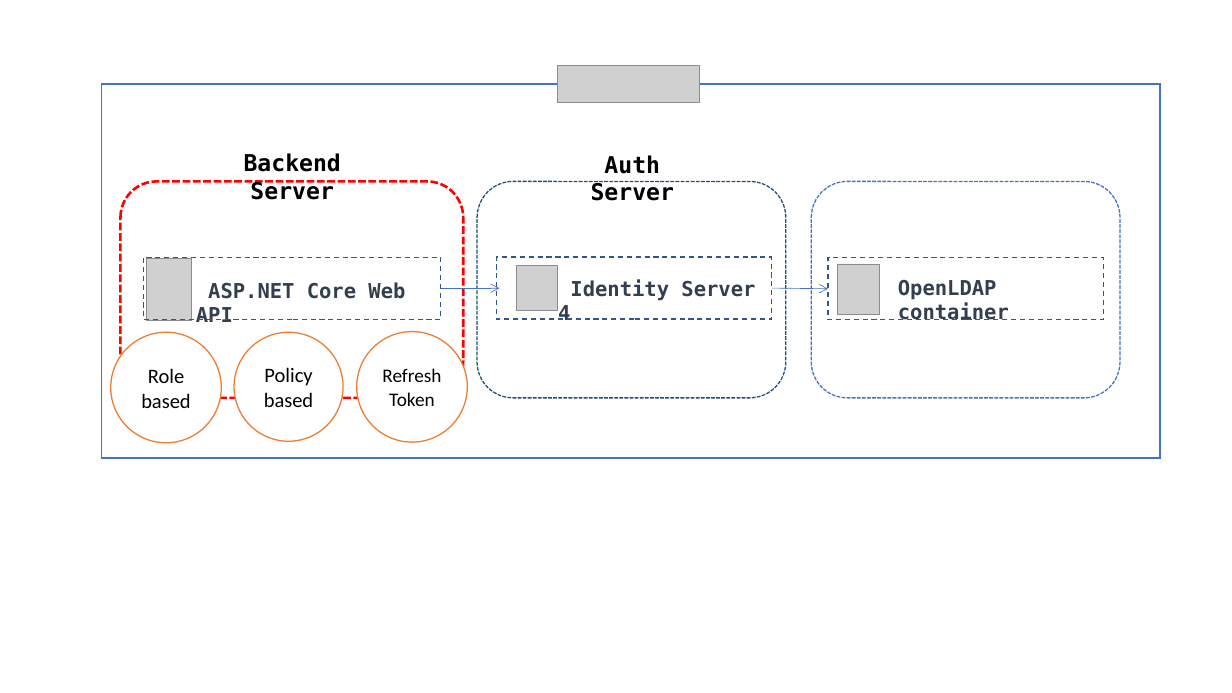
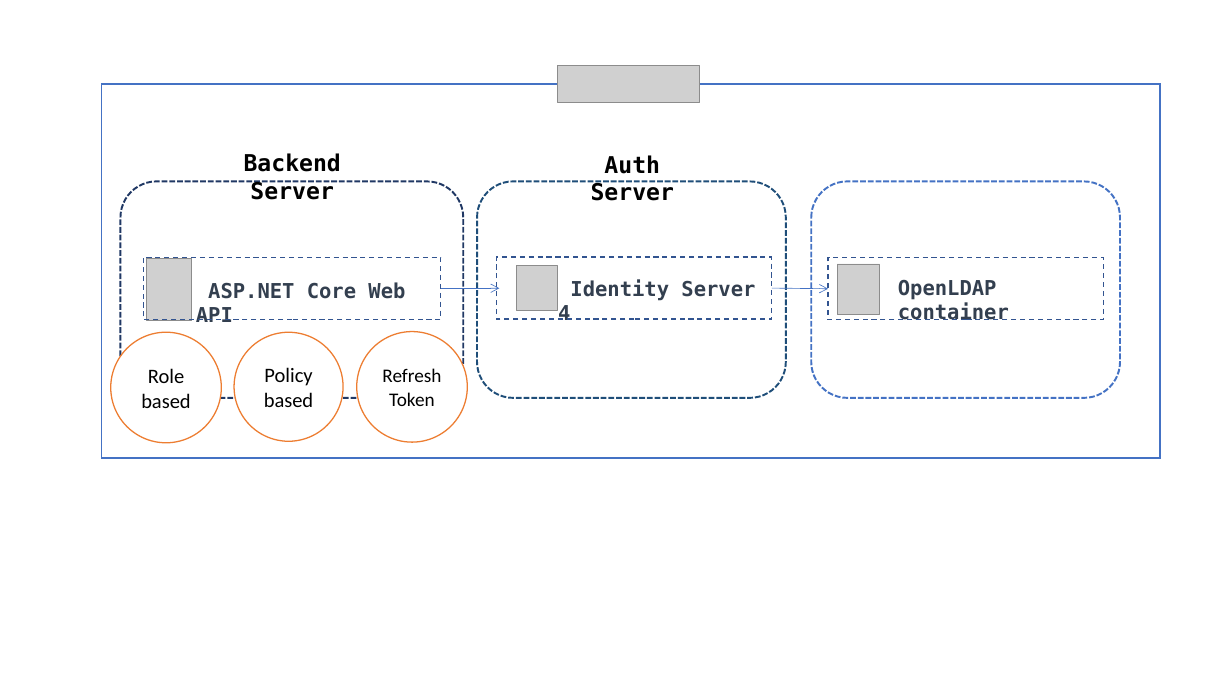
Before and after one commit to KarateJB/AspNetCore.IdentityServer4.Sample, a slide deck: slide 2 of doc/Architecture.pptx. Drawn at 1232x693 pixels with LibreOffice and Linux fonts; fonts in the diff are those of the drawing; grey boxes stand for pictures. Boxes give left, top, right and bottom in pixels: in the first picture for what was removed or moved away, otherwise in the second. Text is boxed around its words. In the diff, an @@ line names an element or a change of style, - is before the commit and + after.

```diff
--- a/doc/Architecture.pptx
+++ b/doc/Architecture.pptx
@@ rounded rectangle at (x1=120, y1=181, x2=463, y2=397): outline #FF0000 2 pt dashed to #203864 1.5 pt dashed @@
@@ rounded rectangle at (x1=477, y1=181, x2=786, y2=397): outline #1F4E79 1 pt dashed to #1F4E79 1.5 pt dashed @@
@@ rounded rectangle at (x1=811, y1=181, x2=1120, y2=397): outline #4472C4 1 pt dashed to #4472C4 1.5 pt dashed @@
```
Also in this commit, not shown: 3 other files.
